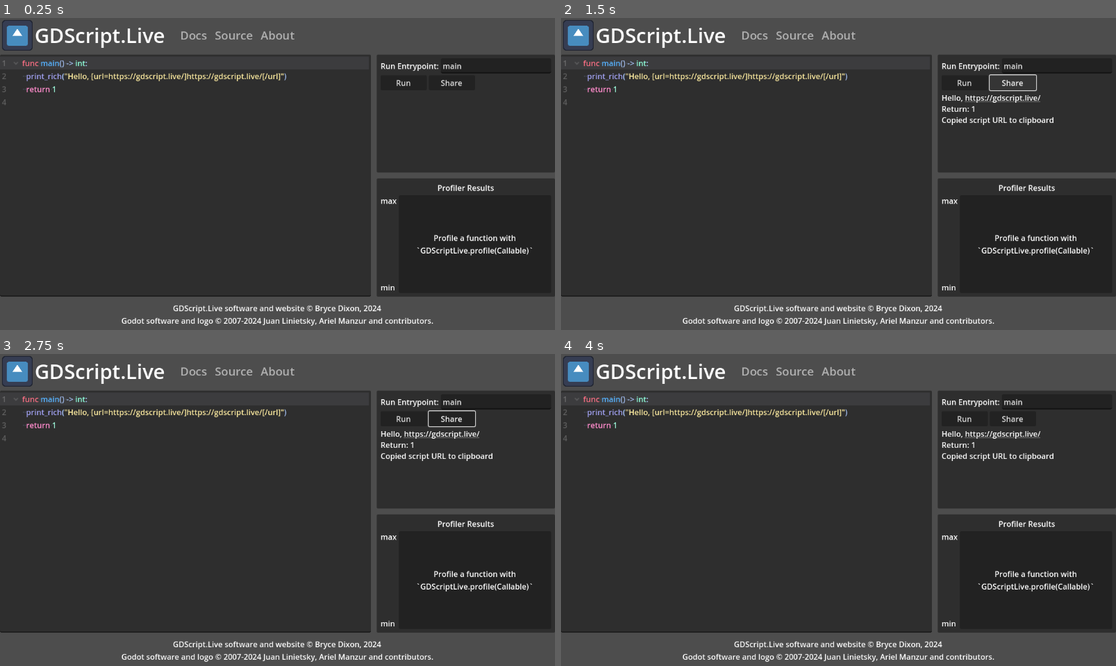
Above: before the commit, frames 1-4 (two rows, left to right).
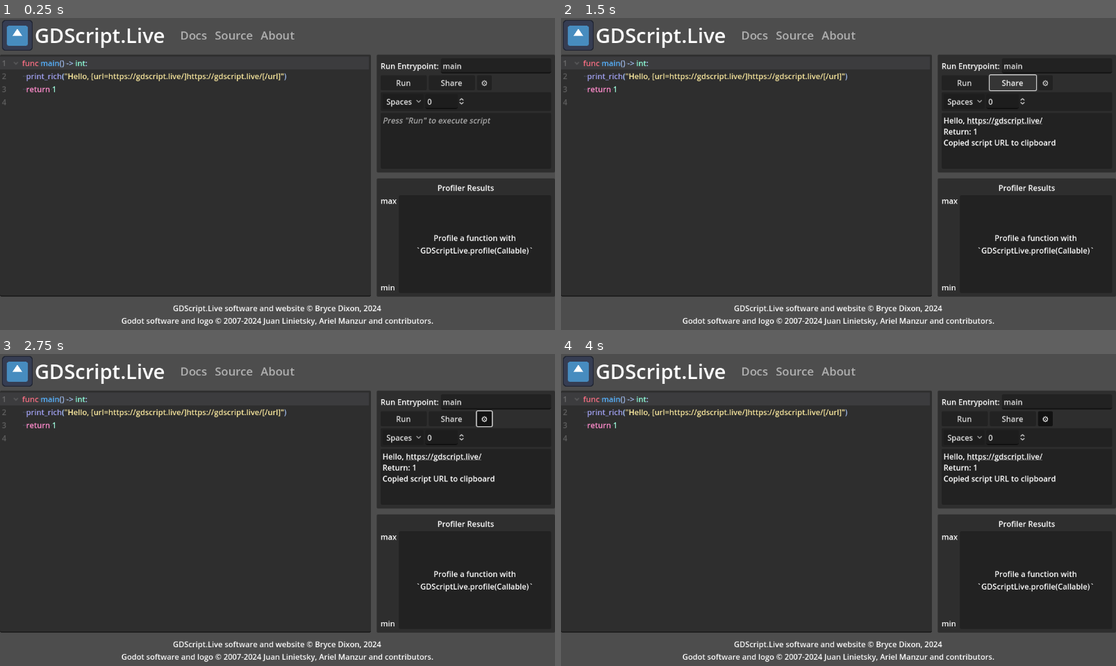
Above: after the commit, the same moments.

Repository: BtheDestroyer/gdscript-live
Game: Godot game, scene res://Editor.tscn
The game is run twice, just before and just after one commit, with the same random seed, the same clock (stepped at 60 frames per second) and the same inputs. The engine's default icon, where the game draws it, is replaced by a stand-in: a white triangle on a blue panel in a dark square.
Inputs (mouse positions are in pixels of both pictures, inside the frame that each line leads up to):
- Up to frame 1 (0.25 s): no input
- Up to frame 2 (1.5 s): click "Run" at 0.5 s; click "Share" at 1.25 s
- Up to frame 3 (2.75 s): click (482, 419) at 2 s, where only the run after the commit has a clickable "⚙"
- Up to frame 4 (4 s): click (966, 438) at 2.75 s, where only the run after the commit has a clickable "Spaces"; click (577, 372) at 3.5 s

The runs differ from the first frame. In frame 1, 0.3% of the frame differs, in the area x 69-89%, y 19-35%; in frame 2, 0.9%; in frame 3, 1.2%, in the area x 68-90%, y 18-42%; in frame 4, 1.1%.
Error after the commit: Invalid access to property or key 'button_pressed' on a base object of type 'Nil'. (res://Settings.gd:12)

Commit message:
Started settings, added profile information to About modal

Diff:
--- a/CodeEdit.gd
+++ b/CodeEdit.gd
@@ -10,3 +10,21 @@
       if event.ctrl_pressed:
         run_button.pressed.emit()
         get_viewport().set_input_as_handled()
+
+func reindent(use_spaces: bool, indentation_size: int):
+  var old_indent := " ".repeat(indent_size) if indent_use_spaces else "\t"
+  var new_indent := " ".repeat(indentation_size) if use_spaces else "\t"
+  var new_text := ""
+  var offset := 0
+  var non_indent_regex := RegEx.create_from_string("^(%s)*(?!%s)(.*)$" % [old_indent, old_indent])
+  while offset < text.length():
+    var current_line := text.substr(offset, text.find("\n", offset))
+    var non_indent_match := non_indent_regex.search(current_line)
+    if non_indent_match:
+      var old_indentation_count := current_line.count(old_indent, 0, non_indent_match.get_end(1))
+      new_text += new_indent.repeat(old_indentation_count) + non_indent_match.get_string(2)
+    new_text += "\n"
+    offset += current_line.length() + 1
+  indent_use_spaces = use_spaces
+  indent_size = indentation_size
+  text = new_text
--- a/Editor.gd
+++ b/Editor.gd
@@ -127,7 +127,16 @@
     start = re_match.get_start() + replacement.length()
   return source
 
-func _postprocess_script(source: String):
+enum IndentationType {
+  TAB,
+  SPACE
+}
+
+func _ensure_script_has_no_errors(source: String) -> bool:
+  var indentation_type := IndentationType.SPACE if code_edit.indent_use_spaces else IndentationType.TAB
+  return true
+
+func _postprocess_script(source: String) -> String:
   source = _re_replace(source, RegEx.create_from_string(r"(\s+)print\((.+)\)(\s*)"), func(re_match: RegExMatch):
     return re_match.get_string(1) + "GDScriptLive.user_print([" + re_match.get_string(2) + "])" + re_match.get_string(3)
   )
--- a/Editor.tscn
+++ b/Editor.tscn
@@ -1,10 +1,11 @@
-[gd_scene load_steps=10 format=3 uid="uid://h5n2uetb7f1i"]
+[gd_scene load_steps=11 format=3 uid="uid://h5n2uetb7f1i"]
 
 [ext_resource type="Script" path="res://Editor.gd" id="1_mry5n"]
 [ext_resource type="Texture2D" uid="uid://btq2d0ybk84py" path="res://icon_color.svg" id="2_2qrsv"]
 [ext_resource type="CodeHighlighter" uid="uid://bv8rnho0afvue" path="res://CodeHighlighter.tres" id="2_gawum"]
 [ext_resource type="Script" path="res://CodeEdit.gd" id="4_bfprn"]
 [ext_resource type="Script" path="res://Modals.gd" id="4_qj8gw"]
+[ext_resource type="Script" path="res://Settings.gd" id="5_i5jg0"]
 [ext_resource type="Script" path="res://BarChart.gd" id="5_n14s8"]
 [ext_resource type="Script" path="res://ProgressTextContainer.gd" id="6_cjud3"]
 
@@ -26,7 +27,7 @@
 script = ExtResource("1_mry5n")
 code_edit = NodePath("VBoxContainer/HSplitContainer/CodeEdit")
 entrypoint_field = NodePath("VBoxContainer/HSplitContainer/VSplitContainer/Toolbox/MarginContainer/VBoxContainer/HBoxContainer/Entrypoint")
-output_label = NodePath("VBoxContainer/HSplitContainer/VSplitContainer/Toolbox/MarginContainer/VBoxContainer/ScrollContainer/Output")
+output_label = NodePath("VBoxContainer/HSplitContainer/VSplitContainer/Toolbox/MarginContainer/VBoxContainer/PanelContainer2/MarginContainer/ScrollContainer/Output")
 modals = NodePath("Modals")
 save_dialog = NodePath("SaveDialog")
 load_dialog = NodePath("LoadDialog")
@@ -119,9 +120,12 @@
 gutters_draw_line_numbers = true
 gutters_draw_fold_gutter = true
 code_completion_enabled = true
+indent_size = 2
+indent_use_spaces = true
+indent_automatic = true
 auto_brace_completion_enabled = true
 script = ExtResource("4_bfprn")
-run_button = NodePath("../VSplitContainer/Toolbox/MarginContainer/VBoxContainer/HBoxContainer2/Run")
+run_button = NodePath("../VSplitContainer/Toolbox/MarginContainer/VBoxContainer/Buttons/Run")
 
 [node name="VSplitContainer" type="VSplitContainer" parent="VBoxContainer/HSplitContainer"]
 layout_mode = 2
@@ -152,34 +156,37 @@
 [node name="Entrypoint" type="LineEdit" parent="VBoxContainer/HSplitContainer/VSplitContainer/Toolbox/MarginContainer/VBoxContainer/HBoxContainer"]
 layout_mode = 2
 size_flags_horizontal = 3
+tooltip_text = "Function the script should start executing from"
 focus_mode = 1
 text = "main"
 placeholder_text = "Entrypoint function"
 
-[node name="HBoxContainer2" type="HBoxContainer" parent="VBoxContainer/HSplitContainer/VSplitContainer/Toolbox/MarginContainer/VBoxContainer"]
-layout_mode = 2
-
-[node name="Run" type="Button" parent="VBoxContainer/HSplitContainer/VSplitContainer/Toolbox/MarginContainer/VBoxContainer/HBoxContainer2"]
+[node name="Buttons" type="HFlowContainer" parent="VBoxContainer/HSplitContainer/VSplitContainer/Toolbox/MarginContainer/VBoxContainer"]
+layout_mode = 2
+
+[node name="Run" type="Button" parent="VBoxContainer/HSplitContainer/VSplitContainer/Toolbox/MarginContainer/VBoxContainer/Buttons"]
 custom_minimum_size = Vector2(96, 0)
 layout_mode = 2
+tooltip_text = "Run the current script from the entrypoint"
 focus_mode = 1
 shortcut = SubResource("Shortcut_5hfdt")
 text = "Run"
 
-[node name="Share" type="Button" parent="VBoxContainer/HSplitContainer/VSplitContainer/Toolbox/MarginContainer/VBoxContainer/HBoxContainer2"]
+[node name="Share" type="Button" parent="VBoxContainer/HSplitContainer/VSplitContainer/Toolbox/MarginContainer/VBoxContainer/Buttons"]
 custom_minimum_size = Vector2(96, 0)
 layout_mode = 2
+tooltip_text = "Generate link for the current script and copy it to the clipboard and browser URL bar"
 focus_mode = 1
 text = "Share"
 
-[node name="Save" type="Button" parent="VBoxContainer/HSplitContainer/VSplitContainer/Toolbox/MarginContainer/VBoxContainer/HBoxContainer2"]
+[node name="Save" type="Button" parent="VBoxContainer/HSplitContainer/VSplitContainer/Toolbox/MarginContainer/VBoxContainer/Buttons"]
 visible = false
 custom_minimum_size = Vector2(96, 0)
 layout_mode = 2
 focus_mode = 1
 text = "Save"
 
-[node name="Load" type="Button" parent="VBoxContainer/HSplitContainer/VSplitContainer/Toolbox/MarginContainer/VBoxContainer/HBoxContainer2"]
+[node name="Load" type="Button" parent="VBoxContainer/HSplitContainer/VSplitContainer/Toolbox/MarginContainer/VBoxContainer/Buttons"]
 visible = false
 custom_minimum_size = Vector2(96, 0)
 layout_mode = 2
@@ -187,15 +194,64 @@
 text = "Load
 "
 
-[node name="ScrollContainer" type="ScrollContainer" parent="VBoxContainer/HSplitContainer/VSplitContainer/Toolbox/MarginContainer/VBoxContainer"]
-layout_mode = 2
-size_flags_vertical = 3
-
-[node name="Output" type="RichTextLabel" parent="VBoxContainer/HSplitContainer/VSplitContainer/Toolbox/MarginContainer/VBoxContainer/ScrollContainer"]
+[node name="Settings" type="Button" parent="VBoxContainer/HSplitContainer/VSplitContainer/Toolbox/MarginContainer/VBoxContainer/Buttons"]
+layout_mode = 2
+tooltip_text = "Settings"
+focus_mode = 1
+toggle_mode = true
+text = " ⚙ "
+
+[node name="PanelContainer" type="PanelContainer" parent="VBoxContainer/HSplitContainer/VSplitContainer/Toolbox/MarginContainer/VBoxContainer"]
+layout_mode = 2
+
+[node name="MarginContainer" type="MarginContainer" parent="VBoxContainer/HSplitContainer/VSplitContainer/Toolbox/MarginContainer/VBoxContainer/PanelContainer"]
+layout_mode = 2
+theme_override_constants/margin_left = 4
+theme_override_constants/margin_top = 4
+theme_override_constants/margin_right = 4
+theme_override_constants/margin_bottom = 4
+
+[node name="Settings" type="HFlowContainer" parent="VBoxContainer/HSplitContainer/VSplitContainer/Toolbox/MarginContainer/VBoxContainer/PanelContainer/MarginContainer"]
+layout_mode = 2
+script = ExtResource("5_i5jg0")
+
+[node name="Indentation" type="OptionButton" parent="VBoxContainer/HSplitContainer/VSplitContainer/Toolbox/MarginContainer/VBoxContainer/PanelContainer/MarginContainer/Settings"]
+layout_mode = 2
+tooltip_text = "Indentation Type"
+selected = 1
+item_count = 2
+popup/item_0/text = "Tabs"
+popup/item_1/text = "Spaces"
+popup/item_1/id = 1
+
+[node name="IndentationSize" type="SpinBox" parent="VBoxContainer/HSplitContainer/VSplitContainer/Toolbox/MarginContainer/VBoxContainer/PanelContainer/MarginContainer/Settings"]
+layout_mode = 2
+tooltip_text = "Indentation Size"
+max_value = 8.0
+rounded = true
+
+[node name="PanelContainer2" type="PanelContainer" parent="VBoxContainer/HSplitContainer/VSplitContainer/Toolbox/MarginContainer/VBoxContainer"]
+layout_mode = 2
+size_flags_vertical = 3
+
+[node name="MarginContainer" type="MarginContainer" parent="VBoxContainer/HSplitContainer/VSplitContainer/Toolbox/MarginContainer/VBoxContainer/PanelContainer2"]
+layout_mode = 2
+theme_override_constants/margin_left = 4
+theme_override_constants/margin_top = 4
+theme_override_constants/margin_right = 4
+theme_override_constants/margin_bottom = 4
+
+[node name="ScrollContainer" type="ScrollContainer" parent="VBoxContainer/HSplitContainer/VSplitContainer/Toolbox/MarginContainer/VBoxContainer/PanelContainer2/MarginContainer"]
+layout_mode = 2
+size_flags_vertical = 3
+
+[node name="Output" type="RichTextLabel" parent="VBoxContainer/HSplitContainer/VSplitContainer/Toolbox/MarginContainer/VBoxContainer/PanelContainer2/MarginContainer/ScrollContainer"]
 layout_mode = 2
 size_flags_horizontal = 3
 size_flags_vertical = 3
 bbcode_enabled = true
+text = "[color=aaa][i]Press \"Run\" to execute script[/i][/color]"
+fit_content = true
 
 [node name="Profiling" type="PanelContainer" parent="VBoxContainer/HSplitContainer/VSplitContainer"]
 layout_mode = 2
@@ -357,12 +413,15 @@
 [connection signal="profile_start" from="." to="VBoxContainer/HSplitContainer/VSplitContainer/Profiling/MarginContainer/VBoxContainer/HBoxContainer/PanelContainer/ScrollContainer/BarChart" method="_on_editor_profile_start"]
 [connection signal="pressed" from="VBoxContainer/Header/MenuBar/HBoxContainer/GodotIcon" to="." method="_on_godot_icon_pressed"]
 [connection signal="pressed" from="VBoxContainer/Header/MenuBar/Links/About" to="." method="_on_about_pressed"]
-[connection signal="pressed" from="VBoxContainer/HSplitContainer/VSplitContainer/Toolbox/MarginContainer/VBoxContainer/HBoxContainer2/Run" to="." method="_on_run_pressed"]
-[connection signal="pressed" from="VBoxContainer/HSplitContainer/VSplitContainer/Toolbox/MarginContainer/VBoxContainer/HBoxContainer2/Run" to="VBoxContainer/HSplitContainer/ …(136 unchanged characters)…
-[connection signal="pressed" from="VBoxContainer/HSplitContainer/VSplitContainer/Toolbox/MarginContainer/VBoxContainer/HBoxContainer2/Share" to="." method="_on_share_pressed"]
-[connection signal="pressed" from="VBoxContainer/HSplitContainer/VSplitContainer/Toolbox/MarginContainer/VBoxContainer/HBoxContainer2/Save" to="." method="_on_save_pressed"]
-[connection signal="pressed" from="VBoxContainer/HSplitContainer/VSplitContainer/Toolbox/MarginContainer/VBoxContainer/HBoxContainer2/Load" to="." method="_on_load_pressed"]
-[connection signal="meta_clicked" from="VBoxContainer/HSplitContainer/VSplitContainer/Toolbox/MarginContainer/VBoxContainer/ScrollContainer/Output" to="." method="_on_output_meta_clicked"]
+[connection signal="pressed" from="VBoxContainer/HSplitContainer/VSplitContainer/Toolbox/MarginContainer/VBoxContainer/Buttons/Run" to="." method="_on_run_pressed"]
+[connection signal="pressed" from="VBoxContainer/HSplitContainer/VSplitContainer/Toolbox/MarginContainer/VBoxContainer/Buttons/Run" to="VBoxContainer/HSplitContainer/ …(136 unchanged characters)…
+[connection signal="pressed" from="VBoxContainer/HSplitContainer/VSplitContainer/Toolbox/MarginContainer/VBoxContainer/Buttons/Share" to="." method="_on_share_pressed"]
+[connection signal="pressed" from="VBoxContainer/HSplitContainer/VSplitContainer/Toolbox/MarginContainer/VBoxContainer/Buttons/Save" to="." method="_on_save_pressed"]
+[connection signal="pressed" from="VBoxContainer/HSplitContainer/VSplitContainer/Toolbox/MarginContainer/VBoxContainer/Buttons/Load" to="." method="_on_load_pressed"]
+[connection signal="pressed" from="VBoxContainer/HSplitContainer/VSplitContainer/Toolbox/MarginContainer/VBoxContainer/Buttons/Settings" to="VBoxContainer/HSplitContainer/VSplitContainer/Toolbox/MarginContainer/VBoxContainer/PanelContainer/MarginContainer/Settings" method="_on_settings_pressed"]
+[connection signal="item_selected" from="VBoxContainer/HSplitContainer/VSplitContainer/Toolbox/MarginContainer/VBoxContainer/PanelContainer/MarginContainer/Settings/Indentation" to="VBoxContainer/HSplitContainer/VSplitContainer/Toolbox/MarginContainer/VBoxContainer/PanelContainer/MarginContainer/Settings" method="_on_indentation_item_selected"]
+[connection signal="value_changed" from="VBoxContainer/HSplitContainer/VSplitContainer/Toolbox/MarginContainer/VBoxContainer/PanelContainer/MarginContainer/Settings/IndentationSize" to="VBoxContainer/HSplitContainer/VSplitContainer/Toolbox/MarginContainer/VBoxContainer/PanelContainer/MarginContainer/Settings" method="_on_indentation_size_value_changed"]
+[connection signal="meta_clicked" from="VBoxContainer/HSplitContainer/VSplitContainer/Toolbox/MarginContainer/VBoxContainer/PanelContainer2/MarginContainer/ScrollContainer/Output" to="." method="_on_output_meta_clicked"]
 [connection signal="child_entered_tree" from="VBoxContainer/HSplitContainer/VSplitContainer/Profiling/MarginContainer/V …(245 unchanged characters)…
 [connection signal="child_exiting_tree" from="VBoxContainer/HSplitContainer/VSplitContainer/Profiling/MarginContainer/V …(245 unchanged characters)…
 [connection signal="child_order_changed" from="VBoxContainer/HSplitContainer/VSplitContainer/Profiling/MarginContainer/ …(247 unchanged characters)…
--- a/Modals/About.tscn
+++ b/Modals/About.tscn
@@ -55,6 +55,31 @@
 horizontal_alignment = 1
 script = ExtResource("3_3wj74")
 
+[node name="Profiling" type="Label" parent="MarginContainer/VBoxContainer"]
+layout_mode = 2
+text = "To use the profiler feature, write functions you'd like to test the performance of and call:
+GDScriptLive.profile(callable: Callable, state := {}, iterations := PROFILE_ITERATION_COUNT)
+from your entrypoint function. For example:"
+horizontal_alignment = 1
+
+[node name="ProfilingExample" type="TextEdit" parent="MarginContainer/VBoxContainer"]
+layout_mode = 2
+text = "func foo(state: Dictionary):
+    print(str(state[&\"index\"])) # Current profile iteration index
+func bar(state: Dictionary):
+    pass
+func main(): # Entrypoint
+    GDScriptLive.profile(foo) # Test function 1
+    GDScriptLive.profile(bar) # Test function 2
+    GDScriptLive.profile(foo, {\"a\": \"b\"}) # Provide custom state"
+editable = false
+context_menu_enabled = false
+shortcut_keys_enabled = false
+drag_and_drop_selection_enabled = false
+virtual_keyboard_enabled = false
+middle_mouse_paste_enabled = false
+scroll_fit_content_height = true
+
 [node name="Close" type="Button" parent="MarginContainer/VBoxContainer"]
 layout_mode = 2
 focus_mode = 1
--- /dev/null
+++ b/Settings.gd
@@ -0,0 +1,23 @@
+extends HFlowContainer
+
+@export var settings_button: Button
+@export var indentation_option: OptionButton
+@export var indentation_size: SpinBox
+@export var code_edit: CodeEdit
+
+func _ready() -> void:
+  pass
+
+func _on_settings_pressed() -> void:
+  visible = settings_button.button_pressed
+
+func _reindent_code_edit() -> void:
+  var use_spaces := indentation_option.selected == 1
+  var indent_size := indentation_size
+  code_edit.reindent(use_spaces, indentation_size)
+
+func _on_indentation_item_selected(_index: int) -> void:
+  _reindent_code_edit()
+
+func _on_indentation_size_value_changed(_value: float) -> void:
+  _reindent_code_edit()
